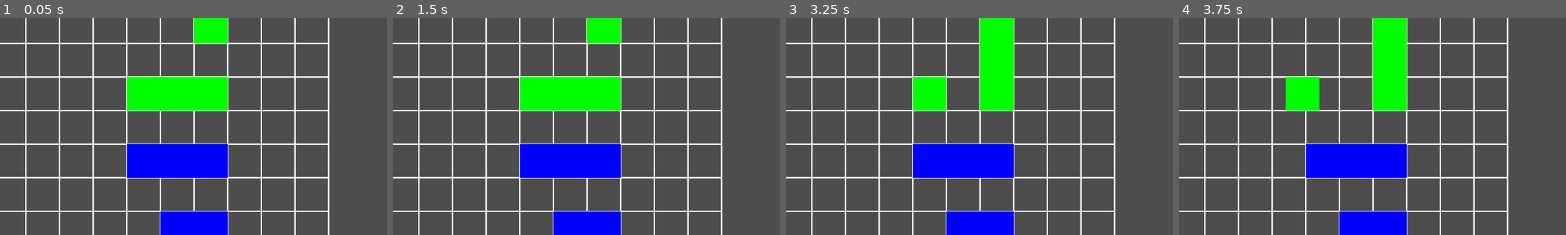
Above: before the commit, frames 1-4 (left to right).
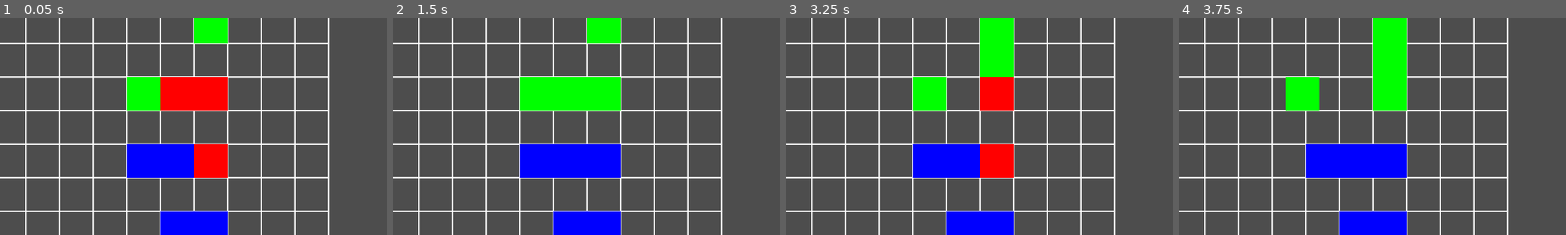
Above: after the commit, the same moments.

Repository: QuaaDev/Proyecto4x
Game: Godot game, scene res://Escenas/Experimentando cosas/game.tscn
Two runs of this game, one before a commit and one after it. Both use one fixed random seed, a clock stepped at 60 frames per second and the inputs below.
Inputs (mouse positions are % of the whole screen's width and height, from its top left):
- Up to frame 1 (0.05 s): no input
- Up to frame 2 (1.5 s): tap Enter at 0.5 s; move the mouse to (22, 38) at 0.52 s; hold Right 0.53-1.28 s; click (22, 38) at 0.67 s; tap Space at 1.25 s; move the mouse to (24, 27) at 1.27 s; hold Down from 1.28 s (still down); click (24, 27) at 1.42 s
- Up to frame 3 (3.25 s): tap Enter at 2 s; move the mouse to (28, 27) at 2.02 s; release Down at 2.03 s; hold Right 2.03-2.78 s; click (28, 27) at 2.17 s; tap Space at 2.75 s; move the mouse to (20, 27) at 2.77 s; hold Up from 2.78 s (still down); click (20, 27) at 2.92 s
- Up to frame 4 (3.75 s): move the mouse to (20, 42) at 3.52 s; release Up at 3.53 s; hold Left from 3.53 s (still down); click (20, 42) at 3.67 s
The pictures show only the part of the screen within x 1-51%, y 10-59%; the shares and areas given below are measured in that part.

The runs differ from the first frame. In frame 1, 4.1% of the frame differs, in the area x 41-59%, y 27-74%; in frame 2, nothing differs; in frame 3, 2.7%; in frame 4, nothing differs.

Commit message:
Todas las señales son via codigo
Se hicieron todas las señales via codigo para mejorar la modularidad

Diff:
--- a/Escenas/Experimentando cosas/arquero_basico.tscn
+++ b/Escenas/Experimentando cosas/arquero_basico.tscn
@@ -10,7 +10,7 @@
 vida = 5
 ataque = 3
 armadura = 0
-rango_ataque = 3
+rango_ataque = 4
 cd_ataque_variable = 0.5
 metadata/_custom_type_script = "uid://c7pktjvxm0r0b"
 
@@ -34,7 +34,3 @@
 [node name="animacion_recibir_daño" type="Timer" parent="."]
 wait_time = 0.05
 one_shot = true
-
-[connection signal="input_event" from="." to="." method="_on_input_event"]
-[connection signal="timeout" from="cd_ataque" to="." method="cd_ataque_timeout"]
-[connection signal="timeout" from="animacion_recibir_daño" to="." method="_on_animacion_recibir_daño_timeout"]
--- a/Escenas/Experimentando cosas/soldado_basico.tscn
+++ b/Escenas/Experimentando cosas/soldado_basico.tscn
@@ -31,7 +31,3 @@
 [node name="animacion_recibir_daño" type="Timer" parent="."]
 wait_time = 0.05
 one_shot = true
-
-[connection signal="input_event" from="." to="." method="_on_input_event"]
-[connection signal="timeout" from="cd_ataque" to="." method="cd_ataque_timeout"]
-[connection signal="timeout" from="animacion_recibir_daño" to="." method="_on_animacion_recibir_daño_timeout"]
--- a/Scripts/Experimentando Cosas/soldado_basico.gd
+++ b/Scripts/Experimentando Cosas/soldado_basico.gd
@@ -22,6 +22,9 @@
 
 func _ready() -> void:
 	input_pickable = true #Hace que siempre sea seleccionado por el mouse
+	animacion_recibir_daño.timeout.connect(_on_animacion_recibir_daño_timeout)
+	cd_ataque.timeout.connect(cd_ataque_timeout)
+	self.input_event.connect(_on_input_event)
 	#Cambia el collision_layer para diferenciar aliados de enemigos
 	#Cambia la collision_mask para detectar siempre a los enemigos de su bando
 	#Cambia la direccion a la que apunta el raycast segun el bando junto a su rango con la siguiente formula
